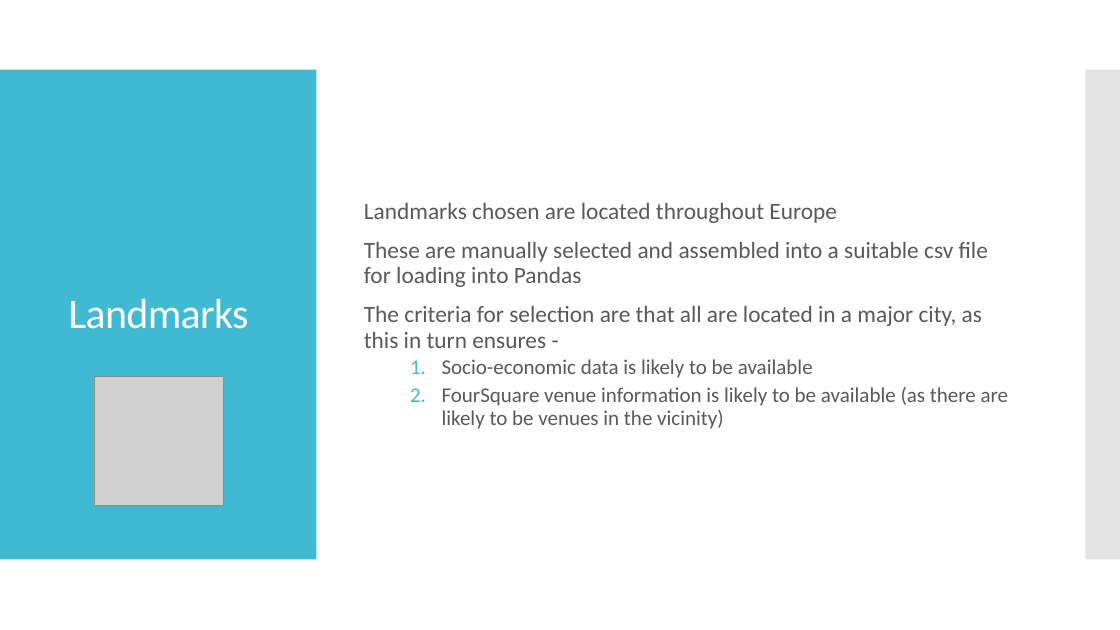
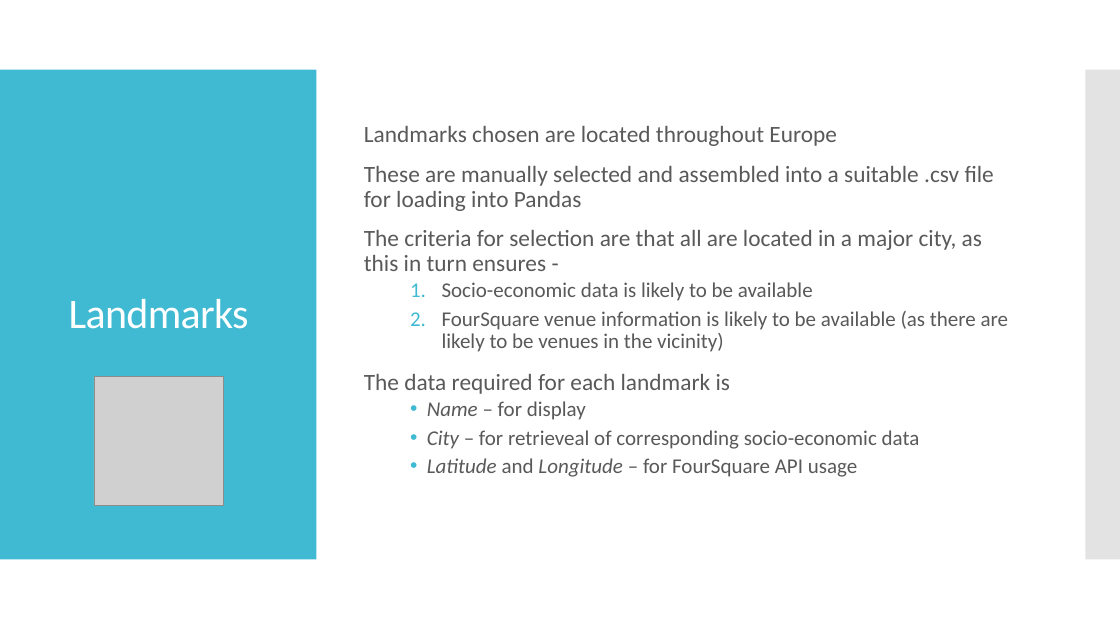
Before and after one commit to bill-looby/Coursera_Capstone, a slide deck: slide 6 of ReportIntroAndData.pptx. Drawn at 1120x630 pixels with LibreOffice and Linux fonts; fonts in the diff are those of the drawing; grey boxes stand for pictures. Boxes give left, top, right and bottom in pixels: in the first picture for what was removed or moved away, otherwise in the second. Text is boxed around its words. In the diff, an @@ line names an element or a change of style, - is before the commit and + after.

Commit message:
Updated IntroAndData

```diff
--- a/ReportIntroAndData.pptx
+++ b/ReportIntroAndData.pptx
@@ text at bbox=[364, 166, 994, 211]: text changed @@
-These are manually selected and assembled into a suitable csv file for loading into Pandas
+These are manually selected and assembled into a suitable .csv file for loading into Pandas
@@ text at bbox=[364, 374, 920, 477]: paragraphs added @@
+The data required for each landmark is
+  • Name – for display
+  • City – for retrieveal of corresponding socio-economic data
+  • Latitude and Longitude – for FourSquare API usage
```
Also in this commit, not shown: 5 other slides changed, 1 slide added.
